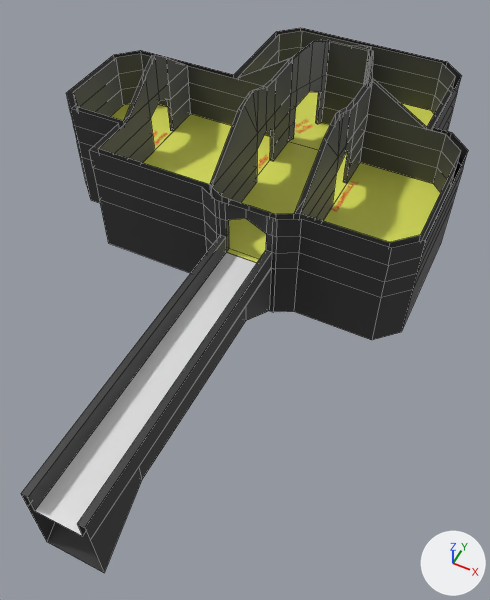
Before and after pictures for a commit that changed the Blender file Assets/Models/ShaderCastle/Buffer.blend.
Rendered twice from a camera (50 mm lens) standing at (10.0, -20.9, 22.2) and looking at (0.5, -1.9, -1.5). Arrows for +X, +Y and +Z are at lower right; the lights stay in place. The first picture is the older version. Mesh edges are drawn as thin lines on the coarser meshes.

In view in the first picture: 'Floor 0 -col', 'Floor 0 -col.001', 'Foundation collider' and 2 more.
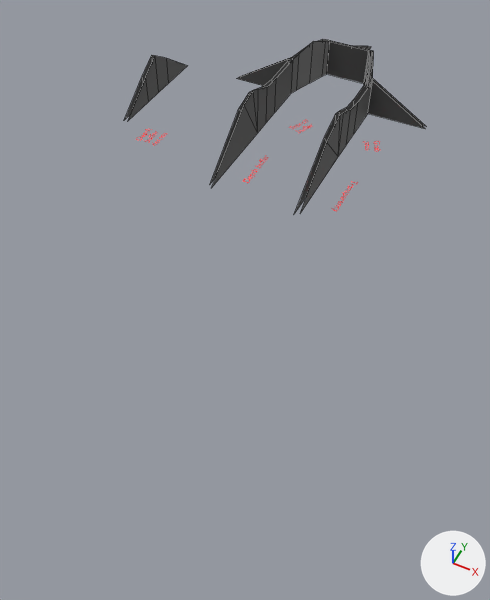
Pixel boxes [x1, y1, x2, y2] of what changed, in the pictures (490 x 600 px; the box of a moved part takes in the faces that stretch with it):
'Floor 0 -col', hidden: before [21, 28, 468, 540]
'Foundation collider', hidden: before [28, 125, 454, 573]
'Floor 0 -col.001', reshaped: before [124, 39, 432, 214]; after [124, 39, 427, 214]
part 1 of me_plane_011, moved or reshaped (not visible afterwards): before [21, 233, 272, 536]
part 2 of me_plane_006, reshaped: before [237, 59, 432, 131]; after [237, 59, 289, 86]

Diff of the bpy script that builds the scene:
```diff
--- a/Assets/Models/ShaderCastle/Buffer.blend.py
+++ b/Assets/Models/ShaderCastle/Buffer.blend.py
@@ me_plane_011 @@
 # used by ob_floor_0__col; location = (0.0, 0.0, 0.0)
 # verts and faces of me_plane_011; kept vertices keep their numbers, new ones are numbered from 375
 # before: 12 (-1.0, -0.5, 0.0) at pixel (229, 248), 14 (-1.0, -0.5, 1.0) at pixel (229, 232), 17 (1.0, -0.5, 0.0), 19 (1.0, -0.5, 1.0), 114 (-1.3, -0.5, 1.0)
 # before: 116 (-1.0, -15.0, 0.0) at pixel (34, 510), 117 (1.0, -15.0, 0.0) at pixel (82, 536), 118 (-1.0, -15.0, 1.0) at pixel (27, 497), 119 (1.0, -15.0, 1.0) at pixel (77, 523), 120 (-1.3, -15.0, 1.0) at pixel (20, 493)
 # before: 121 (1.3, -15.0, 1.0) at pixel (84, 527), 346 (-1.0, -0.8, 1.0) at pixel (226, 236), 352 (1.0, -0.8, 1.0) at pixel (265, 250), 364 (1.3, -0.5, 1.0), 369 (1.0, -0.8, 0.0)
 # before: 370 (1.0, -0.8, 1.0) at pixel (265, 250), 371 (-1.0, -0.8, 0.0) at pixel (226, 252), 372 (-1.0, -0.8, 1.0) at pixel (226, 236), 373 (-1.0, -0.8, 0.0) at pixel (226, 252), 374 (1.0, -0.8, 0.0)
-me_plane_011.from_pydata(...)  # 375 vertices, 294 faces; spans x -12.5..7.5, y -15.0..15.3, z 0.0..3.0
+me_plane_011.from_pydata(...)  # 371 vertices, 294 faces; spans x -12.5..7.5, y -15.0..15.3, z 0.0..3.0
+# me_plane_011 part 1
+delete_vertices([370, 372, 373, 374])  # with the faces that use them
+faces += [(116, 117, 369, 371), (12, 371, 369, 17)]  # mat_floor_outside (white #e7e7e7)
+faces += [(12, 14, 346, 371), (17, 369, 352, 19)]  # mat_wall_inside (dark grey #4f4f4f)
+faces += [(117, 119, 352, 369), (14, 114, 120, 118, 346), (19, 352, 119, 121, 364), (116, 371, 346, 118)]  # mat_wall_outside (dark grey #333333)
 me_plane_011.materials.append(mat_wall_outside)
@@ me_plane_006 @@
 # used by ob_floor_0__col_001; location = (0.0, 0.0, 0.0)
-me_plane_006.from_pydata(...)  # 125 vertices, 58 faces, 23 loose edges; spans x -12.2..7.2, y -0.5..15.0, z 3.0..5.6
+me_plane_006.from_pydata(...)  # 107 vertices, 57 faces; spans x -8.4..5.2, y -0.2..15.0, z 3.0..5.6
+# me_plane_006 part 2
+# 18 vertices are removed from x -12.2..7.2, y -0.5..15.0, z 3.0
+# 2 faces are deleted
+# 23 loose edges are deleted
+# 1 new face joins them
 me_plane_006.materials.append(mat_wall_inside)
@@ ob_floor_0__col @@
 ob_floor_0__col.location = (0.0, 0.0, 0.0)
+ob_floor_0__col.hide_set(True)
@@ ob_foundation_collider @@
 ob_foundation_collider.location = (0.0, 0.0, 0.0)
+ob_foundation_collider.hide_set(True)
```
